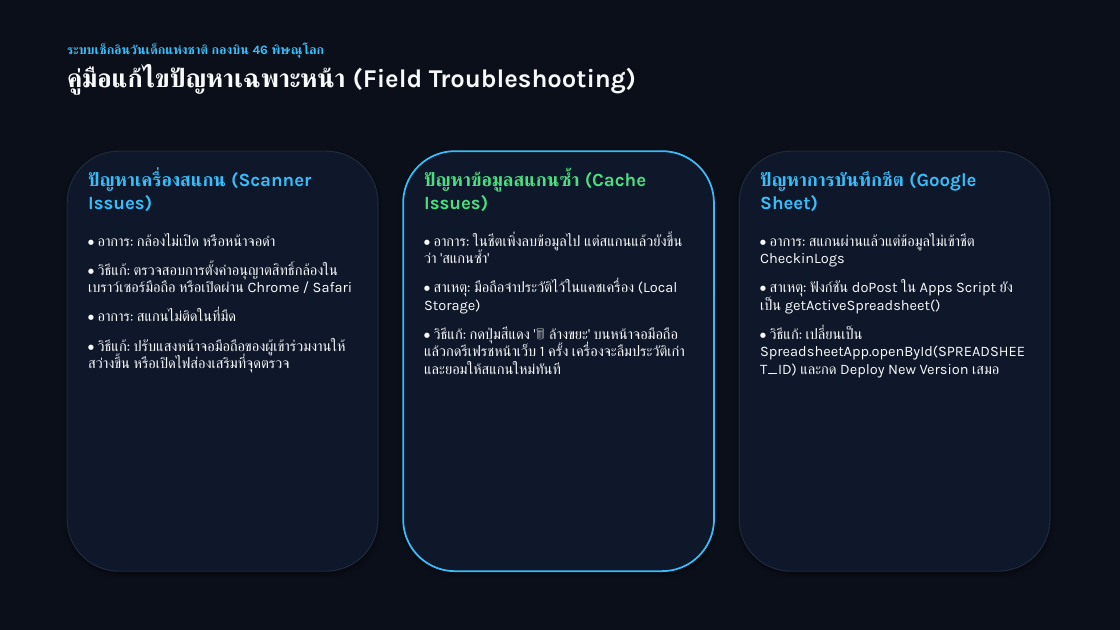
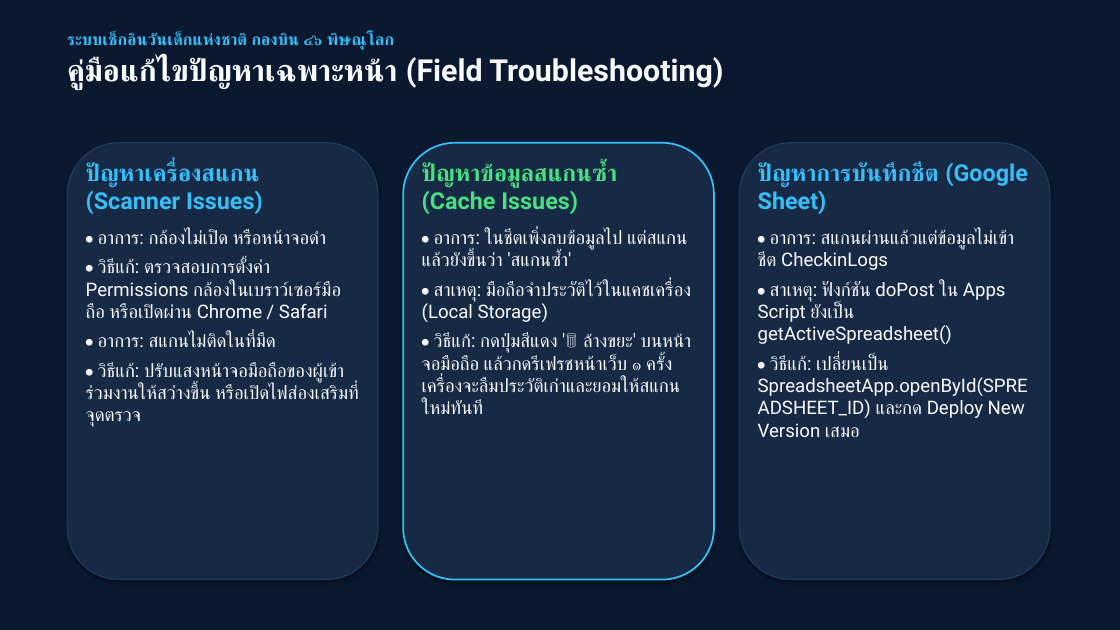
Before and after one commit to charkhrit/CDs-checkin-system, a slide deck: slide 8 of DOCs/CDs_Checkin_System_Presentation.pptx. Drawn at 1120x630 pixels with LibreOffice and Linux fonts; fonts in the diff are those of the drawing. Boxes give left, top, right and bottom in pixels: in the first picture for what was removed or moved away, otherwise in the second. Text is boxed around its words. In the diff, an @@ line names an element or a change of style, - is before the commit and + after.

Commit message:
Update docs and presentation to official TH SarabunPSK with high-res graphics and official formatting

```diff
--- a/DOCs/CDs_Checkin_System_Presentation.pptx
+++ b/DOCs/CDs_Checkin_System_Presentation.pptx
@@ background #0B0F19 to #0A192F @@
@@ text "ระบบเช็กอินวันเด็กแห่งชาติ กองบิน ๔๖ พิษณุโลก": place and size @@
-text "ระบบเช็กอินวันเด็กแห่งชาติ กองบิน ๔๖ พิษณุโลก" at (67,44,636,95)
+text "ระบบเช็กอินวันเด็กแห่งชาติ กองบิน ๔๖ พิษณุโลก" at (67,33,723,89)
@@ text at (67,33,395,50): text changed; size 11 to 14 pt; font Karla to Roboto @@
-ระบบเช็กอินวันเด็กแห่งชาติ กองบิน 46 พิษณุโลก
+ระบบเช็กอินวันเด็กแห่งชาติ กองบิน ๔๖ พิษณุโลก
@@ text at (67,57,723,89): size 22 to 26 pt, font Karla to Roboto in "คู่มือแก้ไขปัญหาเฉพาะหน้า (Field Troubleshooting)"; less space between paragraphs @@
@@ rounded rectangle: place and size @@
-rounded rectangle at (67,151,378,571)
+rounded rectangle at (67,143,378,580)
@@ rounded rectangle at (67,143,378,580): fill #0F172A to #172A45; outline #1E293B 1 pt to #1E3A5F 1 pt @@
@@ rounded rectangle: place and size @@
-rounded rectangle at (403,151,714,571)
+rounded rectangle at (403,143,714,580)
@@ rounded rectangle at (403,143,714,580): fill #0F172A to #172A45 @@
@@ rounded rectangle at (739,143,1050,580): fill #0F172A to #172A45; outline #1E293B 1 pt to #1E3A5F 1 pt @@
@@ rounded rectangle: place and size @@
-rounded rectangle at (739,151,1050,571)
+rounded rectangle at (739,143,1050,580)
@@ text at (86,162,358,427): size 16 to 20 pt in "ปัญหาเครื่องสแกน (Scanner Issues)"; font Karla to Roboto in "ปัญหาเครื่องสแกน (Scanner Issues)", "• อาการ: กล้องไม่เปิด หรือหน้าจอดำ", "• อาการ: สแกนไม่ติดในที่มืด", "• วิธีแก้: ปรับแสงหน้าจอมือถือของผู้เข้าร่วมงานให้สว่างขึ้น  ..."; size 12.5 to 16 pt in "• อาการ: กล้องไม่เปิด หรือหน้าจอดำ", "• อาการ: สแกนไม่ติดในที่มืด", "• วิธีแก้: ปรับแสงหน้าจอมือถือของผู้เข้าร่วมงานให้สว่างขึ้น  ..."; less space between paragraphs @@
@@ text "ปัญหาเครื่องสแกน (Scanner Issues)": place and size @@
-text "ปัญหาเครื่องสแกน (Scanner Issues)" at (88,172,352,373)
+text "ปัญหาเครื่องสแกน (Scanner Issues)" at (86,162,358,427)
@@ text at (422,162,691,322): size 16 to 20 pt in "ปัญหาข้อมูลสแกนซ้ำ (Cache Issues)"; font Karla to Roboto in "ปัญหาข้อมูลสแกนซ้ำ (Cache Issues)", "• อาการ: ในชีตเพิ่งลบข้อมูลไป แต่สแกนแล้วยังขึ้นว่า 'สแกนซ้ำ ...", "• สาเหตุ: มือถือจำประวัติไว้ในแคชเครื่อง (Local Storage)"; size 12.5 to 16 pt in "• อาการ: ในชีตเพิ่งลบข้อมูลไป แต่สแกนแล้วยังขึ้นว่า 'สแกนซ้ำ ...", "• สาเหตุ: มือถือจำประวัติไว้ในแคชเครื่อง (Local Storage)"; less space between paragraphs @@
@@ text "ปัญหาข้อมูลสแกนซ้ำ (Cache Issues)": place and size @@
-text "ปัญหาข้อมูลสแกนซ้ำ (Cache Issues)" at (424,172,685,374)
+text "ปัญหาข้อมูลสแกนซ้ำ (Cache Issues)" at (422,162,692,414)
@@ text "ปัญหาการบันทึกชีต (Google Sheet)": place and size @@
-text "ปัญหาการบันทึกชีต (Google Sheet)" at (760,172,1025,378)
+text "ปัญหาการบันทึกชีต (Google Sheet)" at (758,162,1028,437)
@@ text "ปัญหาการบันทึกชีต (Google Sheet)" at (758,162,1028,437): size 16 to 20 pt in "ปัญหาการบันทึกชีต (Google Sheet)"; font Karla to Roboto; size 12.5 to 16 pt in "• อาการ: สแกนผ่านแล้วแต่ข้อมูลไม่เข้าชีต CheckinLogs", "• สาเหตุ: ฟังก์ชัน doPost ใน Apps Script ...", "• วิธีแก้: เปลี่ยนเป็น SpreadsheetApp.openById(SPREADSHEET_I ..."; less space between paragraphs @@
@@ text at (86,259,341,318): text changed; size 12.5 to 16 pt; font Karla to Roboto @@
-• วิธีแก้: ตรวจสอบการตั้งค่าอนุญาตสิทธิ์กล้องในเบราว์เซอร์มือถือ หรือเปิดผ่าน Chrome / Safari
+• วิธีแก้: ตรวจสอบการตั้งค่า Permissions กล้องในเบราว์เซอร์มือถือ หรือเปิดผ่าน Chrome / Safari
@@ text at (422,333,692,414): text changed; size 12.5 to 16 pt; font Karla to Roboto @@
-• วิธีแก้: กดปุ่มสีแดง '🗑️ ล้างขยะ' บนหน้าจอมือถือ แล้วกดรีเฟรชหน้าเว็บ 1 ครั้ง เครื่องจะลืมประวัติเก่าและยอมให้สแกนใหม่ทันที
+• วิธีแก้: กดปุ่มสีแดง '🗑️ ล้างขยะ' บนหน้าจอมือถือ แล้วกดรีเฟรชหน้าเว็บ ๑ ครั้ง เครื่องจะลืมประวัติเก่าและยอมให้สแกนใหม่ทันที
```
Also in this commit, not shown: 9 other slides changed, 4 other files.
